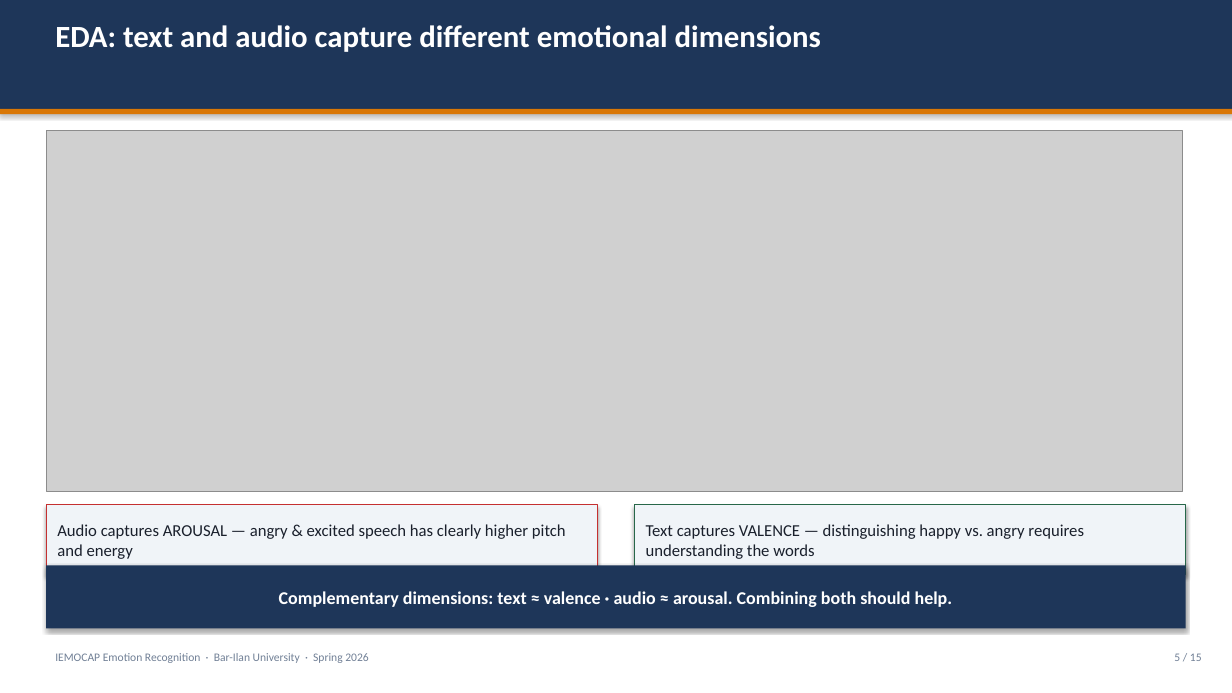
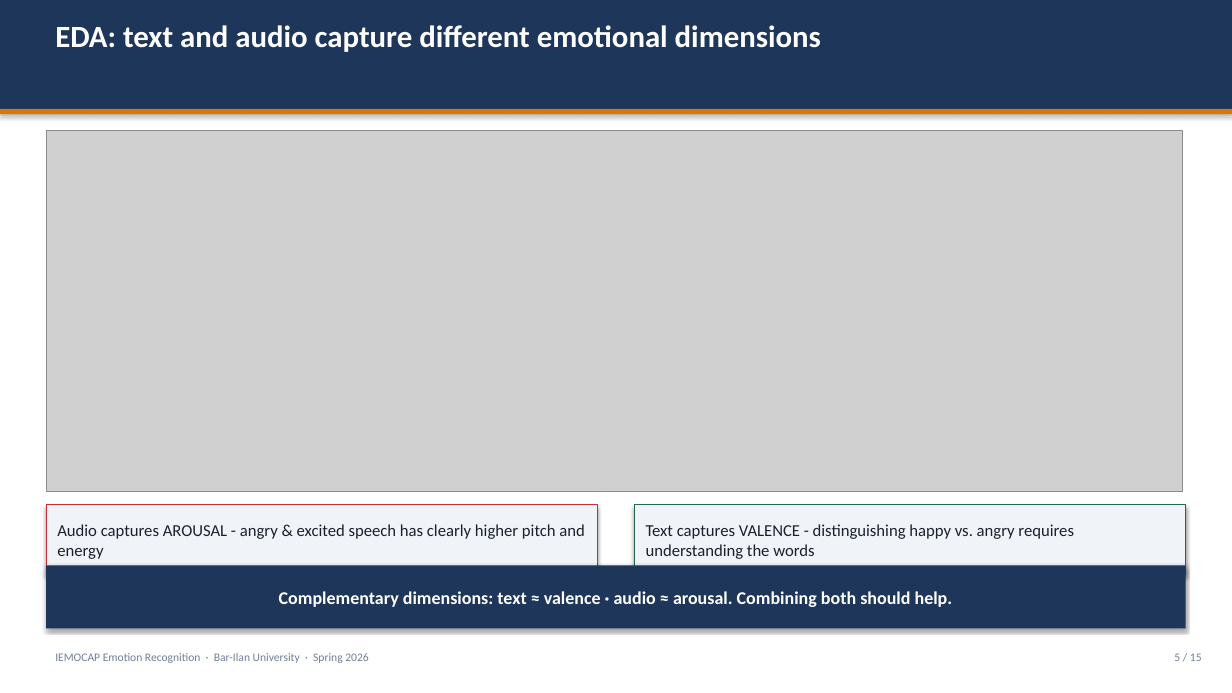
Before and after one commit to almahova/iemocap-proj, a slide deck: slide 5 of docs/Final_Presentation.pptx. Drawn at 1232x693 pixels with LibreOffice and Linux fonts; fonts in the diff are those of the drawing; grey boxes stand for pictures. Boxes give left, top, right and bottom in pixels: in the first picture for what was removed or moved away, otherwise in the second. Text is boxed around its words. In the diff, an @@ line names an element or a change of style, - is before the commit and + after.

```diff
--- a/docs/Final_Presentation.pptx
+++ b/docs/Final_Presentation.pptx
@@ text in rectangle at [57, 524, 584, 559]: text changed @@
-Audio captures AROUSAL — angry & excited speech has clearly higher pitch and energy
+Audio captures AROUSAL - angry & excited speech has clearly higher pitch and energy
@@ text in rectangle at [646, 524, 1074, 559]: text changed @@
-Text captures VALENCE — distinguishing happy vs. angry requires understanding the words
+Text captures VALENCE - distinguishing happy vs. angry requires understanding the words
```
Also in this commit, not shown: 14 other slides changed, 3 other files.
